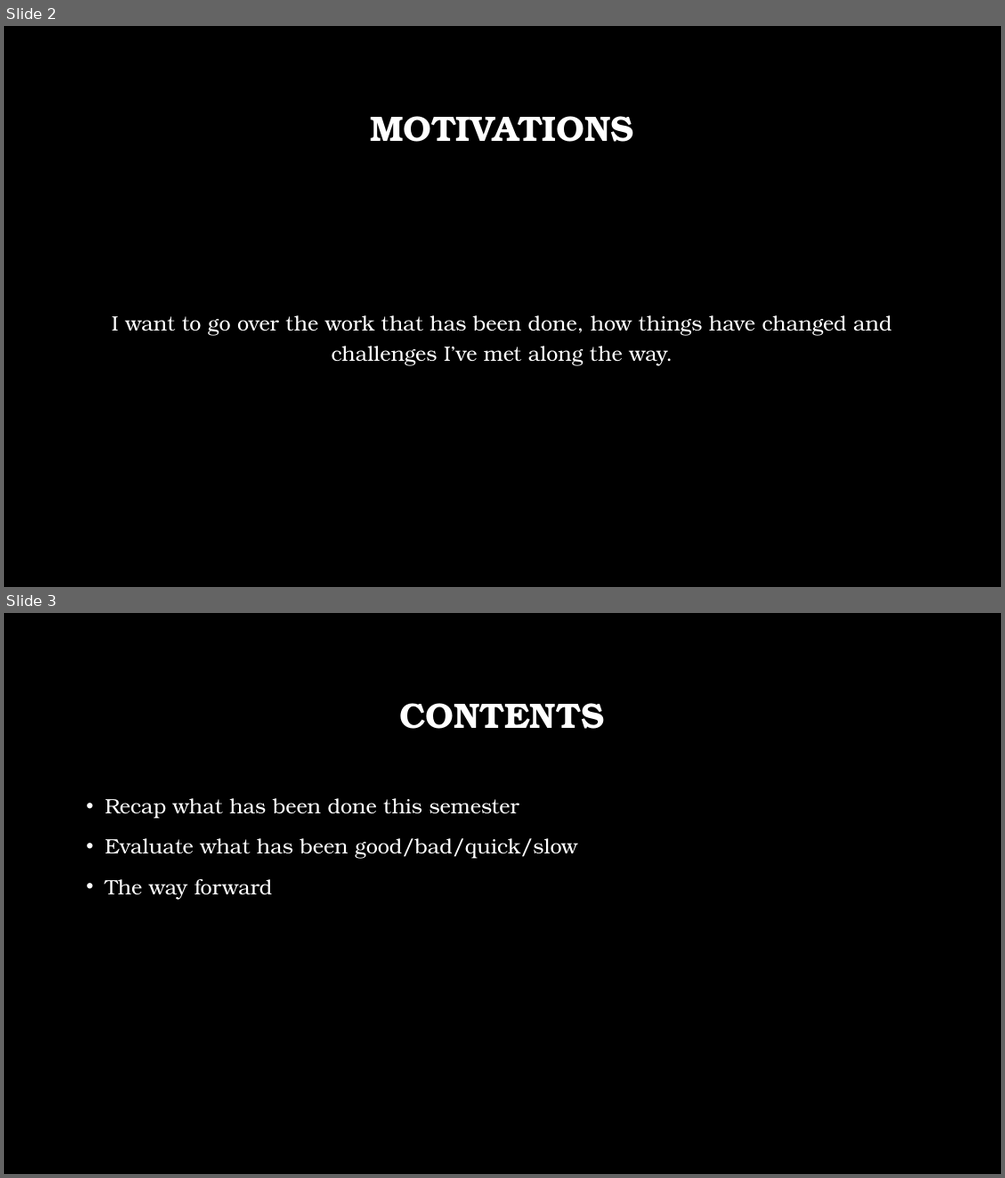
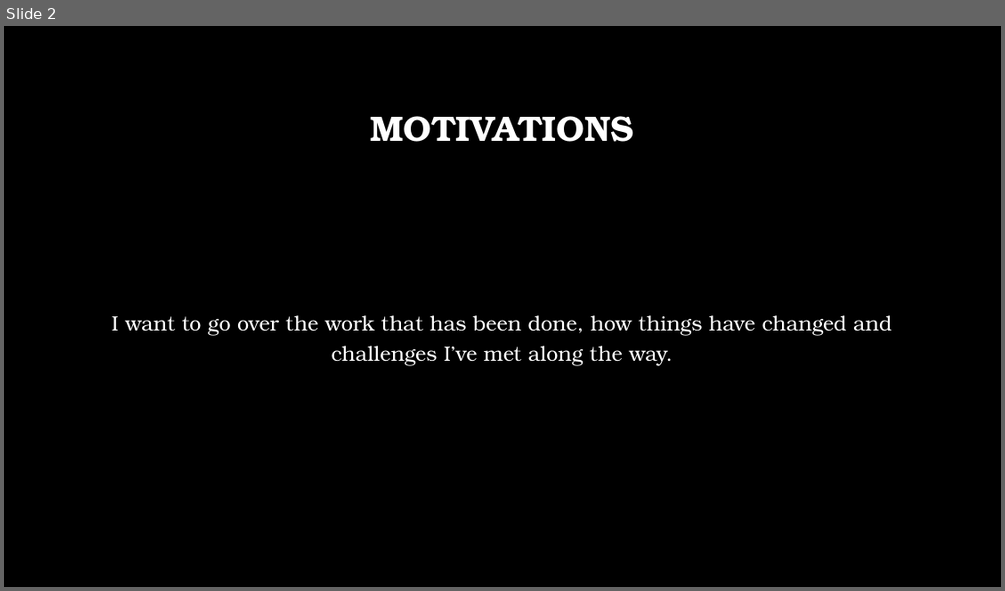
Before and after one commit to sjurmsc/MSC2023, a slide deck: Meeting Presentations/01.12.2022_General meeting.pptx. Shown one above the other, each under a label of ours: slides 2 and 3 before the commit, slide 2 after it. The pictures are 1005x1178 and 1005x591 pixels, drawn with LibreOffice and Linux fonts; fonts in the diff are those of the drawing; background and template pictures are left out. Boxes give left, top, right and bottom in pixels: in the first picture for what was removed or moved away, otherwise in the second. Text is boxed around its words. In the diff, an @@ line names an element or a change of style, - is before the commit and + after.

Commit message:
Slight change to powerpoint, and updated scores for model run

```diff
--- a/Meeting Presentations/01.12.2022_General meeting.pptx
+++ b/Meeting Presentations/01.12.2022_General meeting.pptx
@@ slide 3 removed at <box>4,613,1001,1174</box>, background picture (left out) @@
@@ title removed at <box>399,703,604,729</box> @@
-CONTENTS
@@ text removed at <box>105,798,577,899</box> @@
-• Recap what has been done this semester
-• Evaluate what has been good/bad/quick/slow
-• The way forward
```
Also in this commit, not shown: 1 other file.
